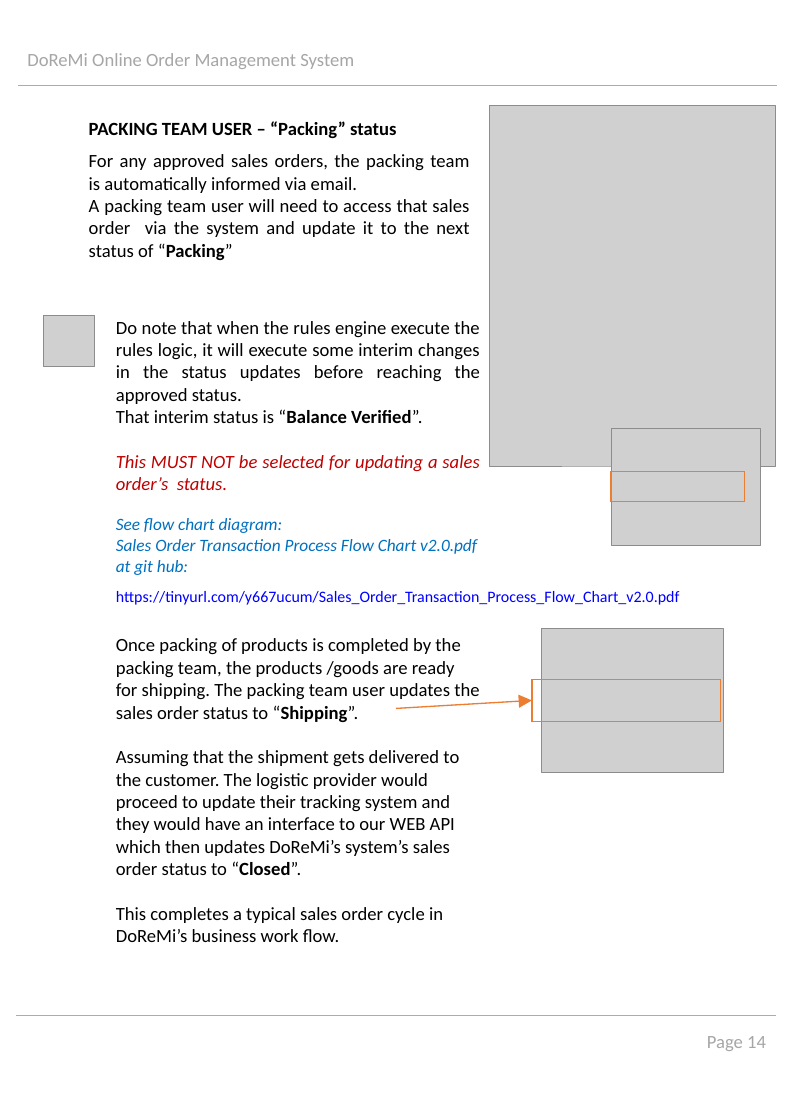
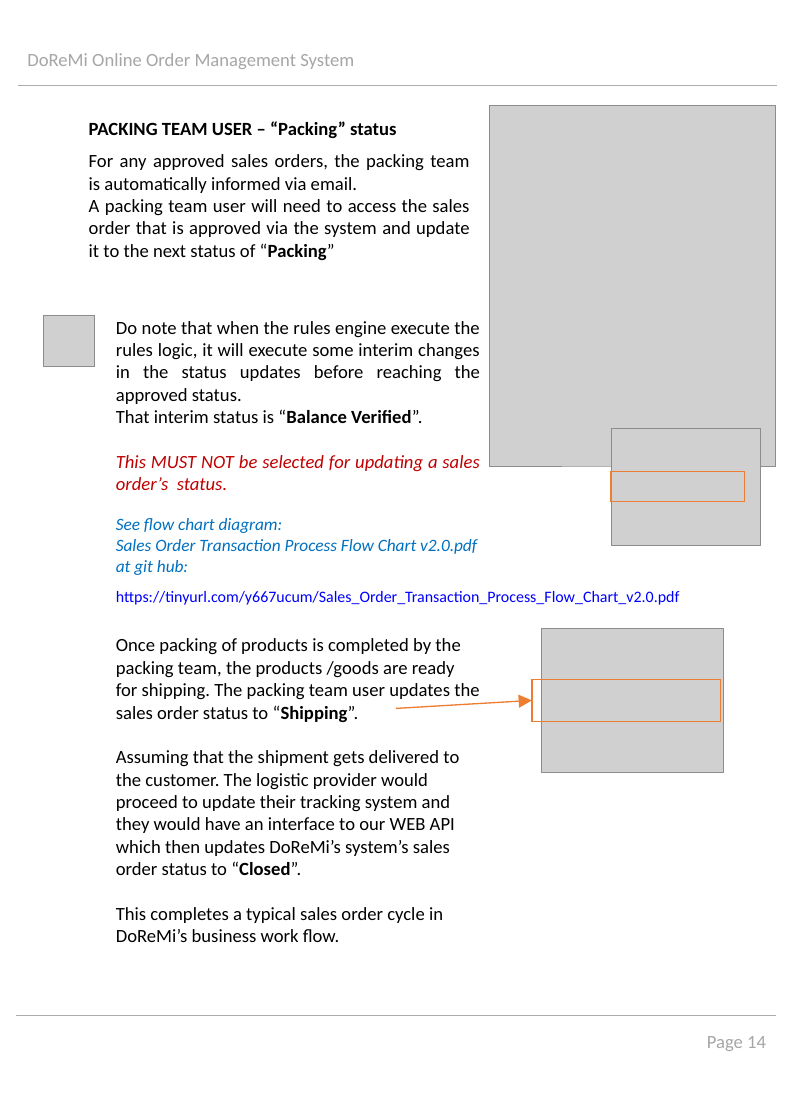
Before and after one commit to chadng/IRS-MR-2019-01-19-IS1PT-GRP-X-Men-Online_Order_Management_System, a slide deck: slide 15 of UserGuide/User Guide v1.3.pptx. Drawn at 792x1120 pixels with LibreOffice and Linux fonts; fonts in the diff are those of the drawing; grey boxes stand for pictures. Boxes give left, top, right and bottom in pixels: in the first picture for what was removed or moved away, otherwise in the second. Text is boxed around its words. In the diff, an @@ line names an element or a change of style, - is before the commit and + after.

```diff
--- a/UserGuide/User Guide v1.3.pptx
+++ b/UserGuide/User Guide v1.3.pptx
@@ text at (x1=89, y1=199, x2=469, y2=260): text changed @@
-A packing team user will need to access that sales order via the system and update it to the next status of “Packing”
+A packing team user will need to access the sales order that is approved via the system and update it to the next status of “Packing”
```
Also in this commit, not shown: 1 other file.
